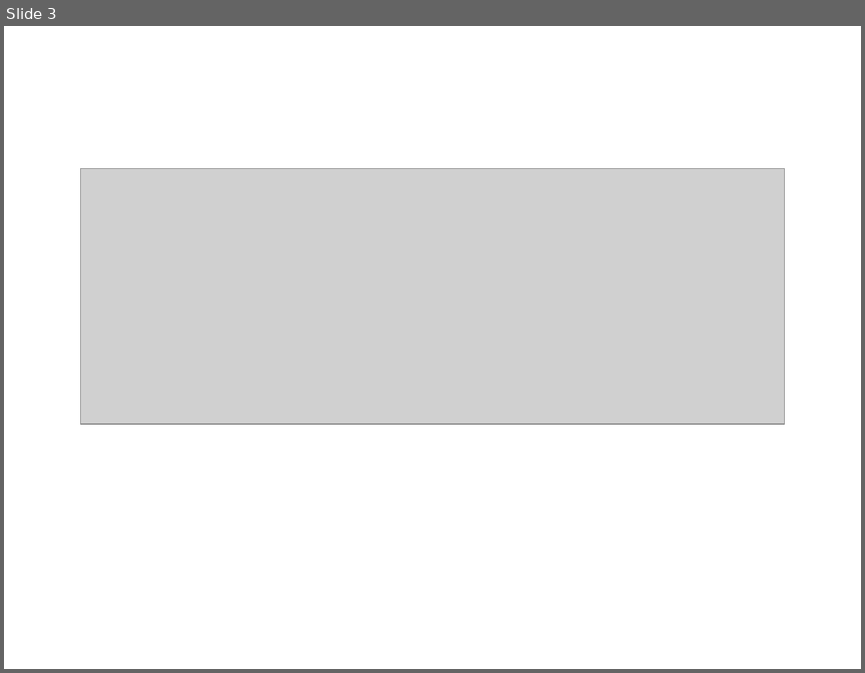
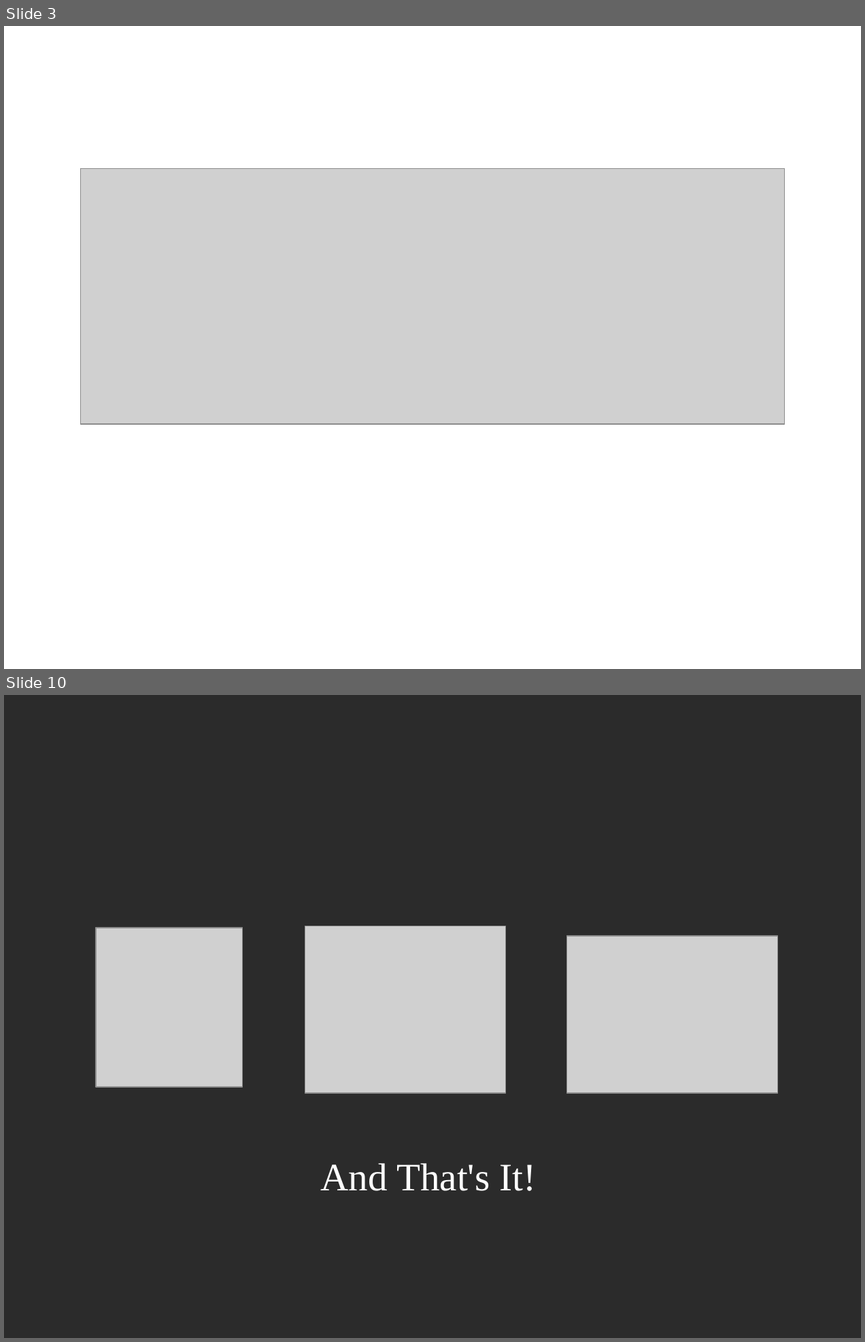
Before and after one commit to joshmgrant/blog-entries, a slide deck: smartbear/presentation.odp. Shown one above the other, each under a label of ours: slide 3 before the commit, slides 3 and 10 after it; the slides between them are not shown. The pictures are 865x673 and 865x1342 pixels, drawn with LibreOffice and Linux fonts; fonts in the diff are those of the drawing; grey boxes stand for pictures; background and template pictures are left out; a plain dark background stands for a picture behind light text. Boxes give left, top, right and bottom in pixels: in the first picture for what was removed or moved away, otherwise in the second. Text is boxed around its words. In the diff, an @@ line names an element or a change of style, - is before the commit and + after.

```diff
--- a/smartbear/presentation.odp
+++ b/smartbear/presentation.odp
@@ slide 10 added at [4,695,861,1338], background picture (left out) @@
@@ picture added at [96,928,243,1087] @@
@@ picture added at [305,926,505,1093] @@
@@ picture added at [567,936,778,1093] @@
@@ text added at [321,1163,536,1191], 36 pt, text #FFFFFF @@
+And That's It!
```
Also in this commit, not shown: 1 slide changed, 18 other slides added, 4 other files.
